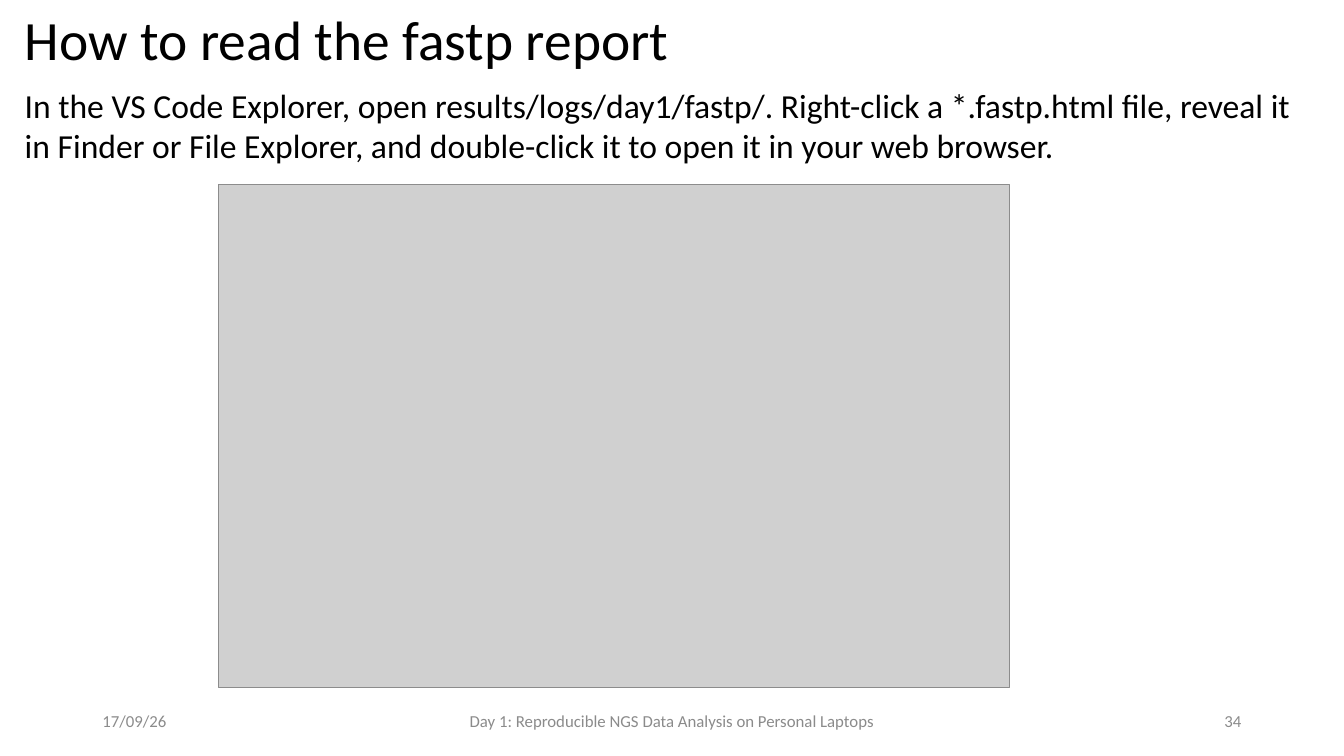
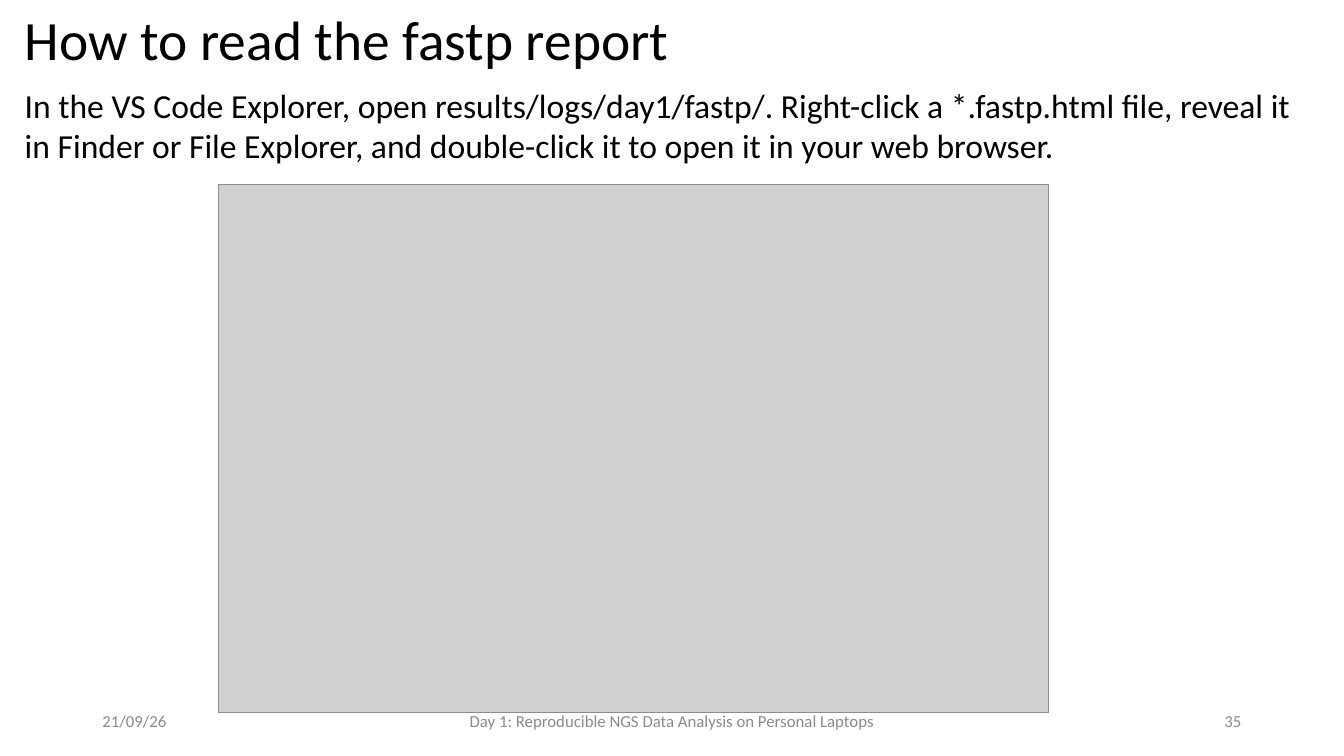
Before and after one commit to fgualdr/reproducible-ngs-workshop, a slide deck: slide 36 of power_point/Day1.pptx (slide 35 before the commit). Drawn at 1344x756 pixels with LibreOffice and Linux fonts; fonts in the diff are those of the drawing; grey boxes stand for pictures. Boxes give left, top, right and bottom in pixels: in the first picture for what was removed or moved away, otherwise in the second. Text is boxed around its words. In the diff, an @@ line names an element or a change of style, - is before the commit and + after.

```diff
--- a/power_point/Day1.pptx
+++ b/power_point/Day1.pptx
@@ picture: place and size @@
-picture at box(218, 185, 1009, 688)
+picture at box(218, 185, 1049, 712)
@@ text at box(102, 715, 166, 728): text changed @@
-17/09/26
+21/09/26
@@ page number at box(1224, 716, 1241, 727): text changed @@
-34
+35
```
Also in this commit, not shown: 35 other slides changed, 1 slide added, 10 other files.
